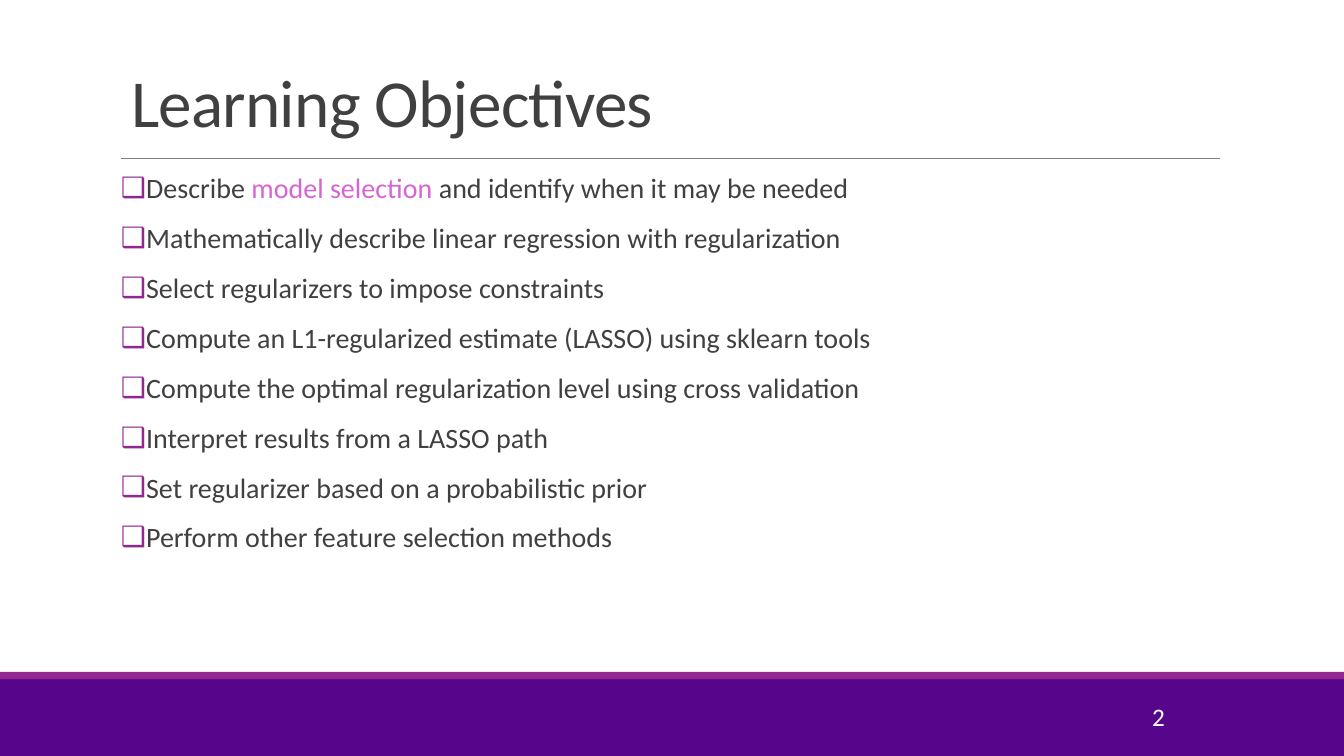
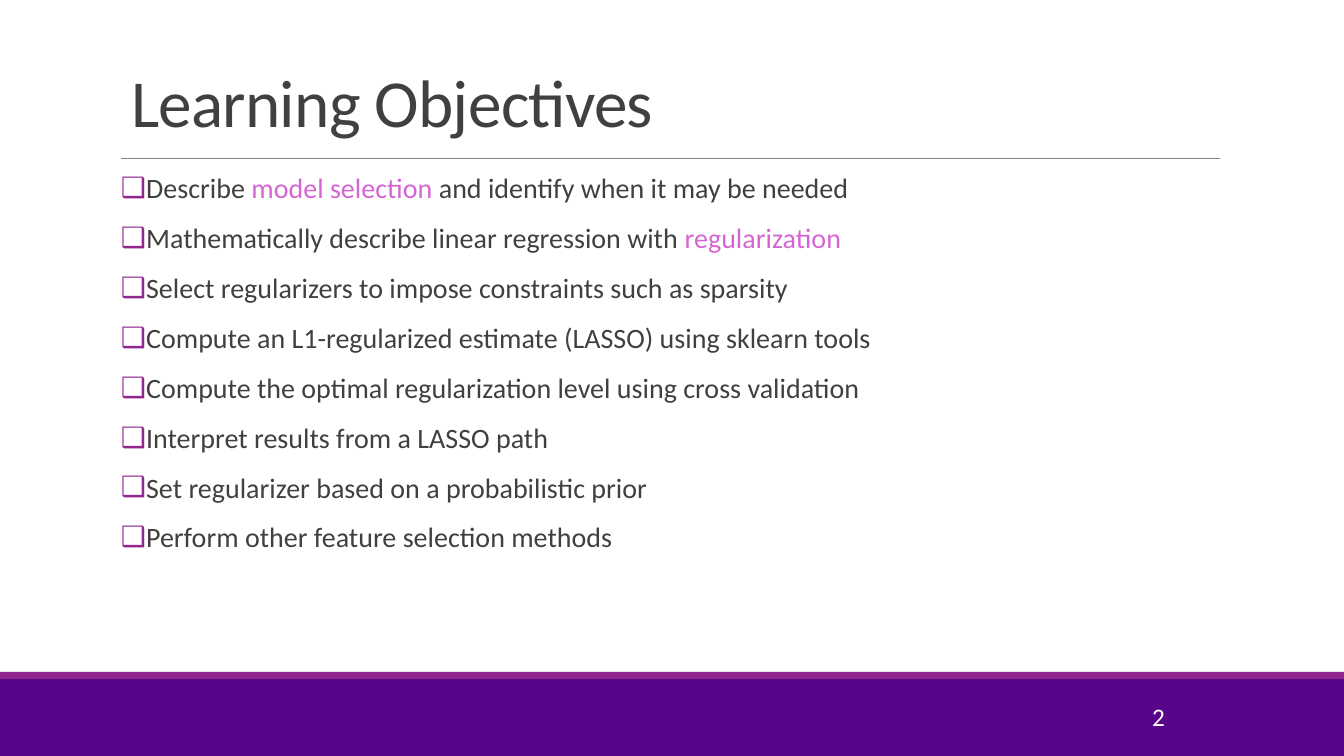
Before and after one commit to sdrangan/introml, a slide deck: slide 2 of lectures/Lect05_Lasso.pptx. Drawn at 1344x756 pixels with LibreOffice and Linux fonts; fonts in the diff are those of the drawing; background and template pictures are left out. Boxes give left, top, right and bottom in pixels: in the first picture for what was removed or moved away, otherwise in the second. Text is boxed around its words. In the diff, an @@ line names an element or a change of style, - is before the commit and + after.

```diff
--- a/lectures/Lect05_Lasso.pptx
+++ b/lectures/Lect05_Lasso.pptx
@@ text at box(146, 228, 841, 253): text colour #404040 to #D665D3 in "regularization" @@
@@ text at box(146, 278, 788, 303): text changed @@
-❑ Select regularizers to impose constraints
+❑ Select regularizers to impose constraints such as sparsity
```
Also in this commit, not shown: 3 other slides changed, 12 other files.
